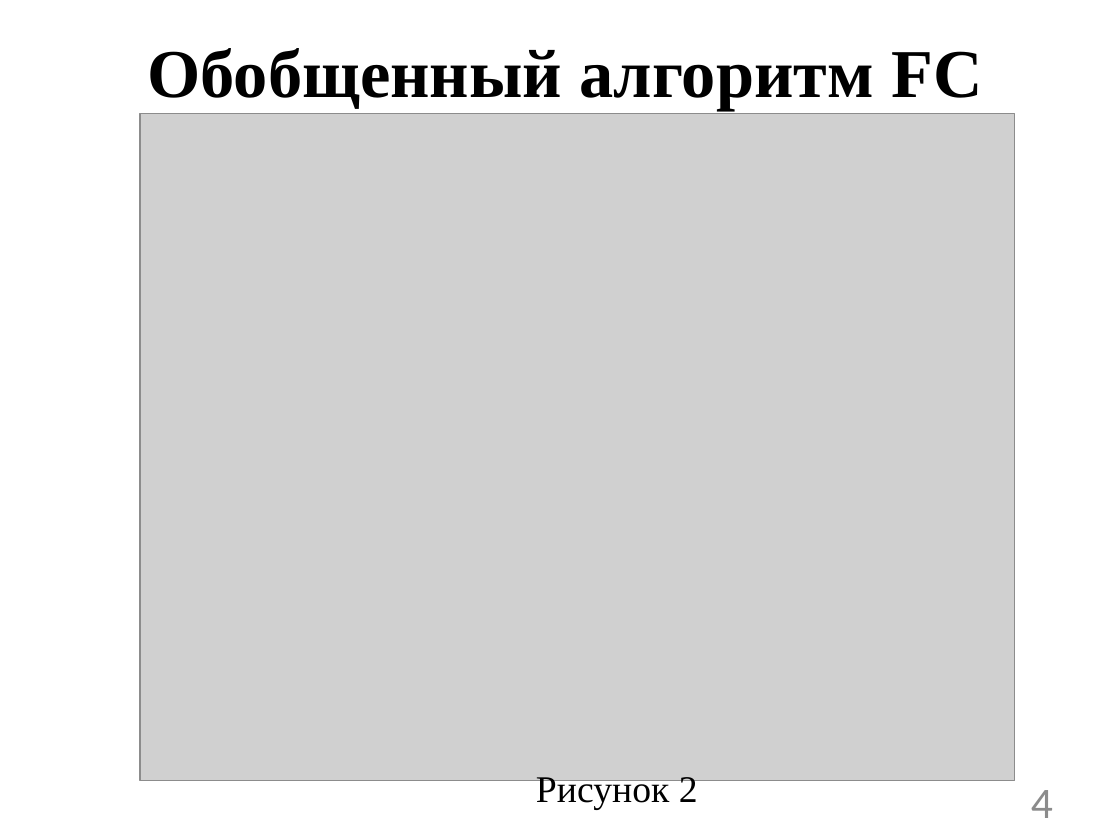
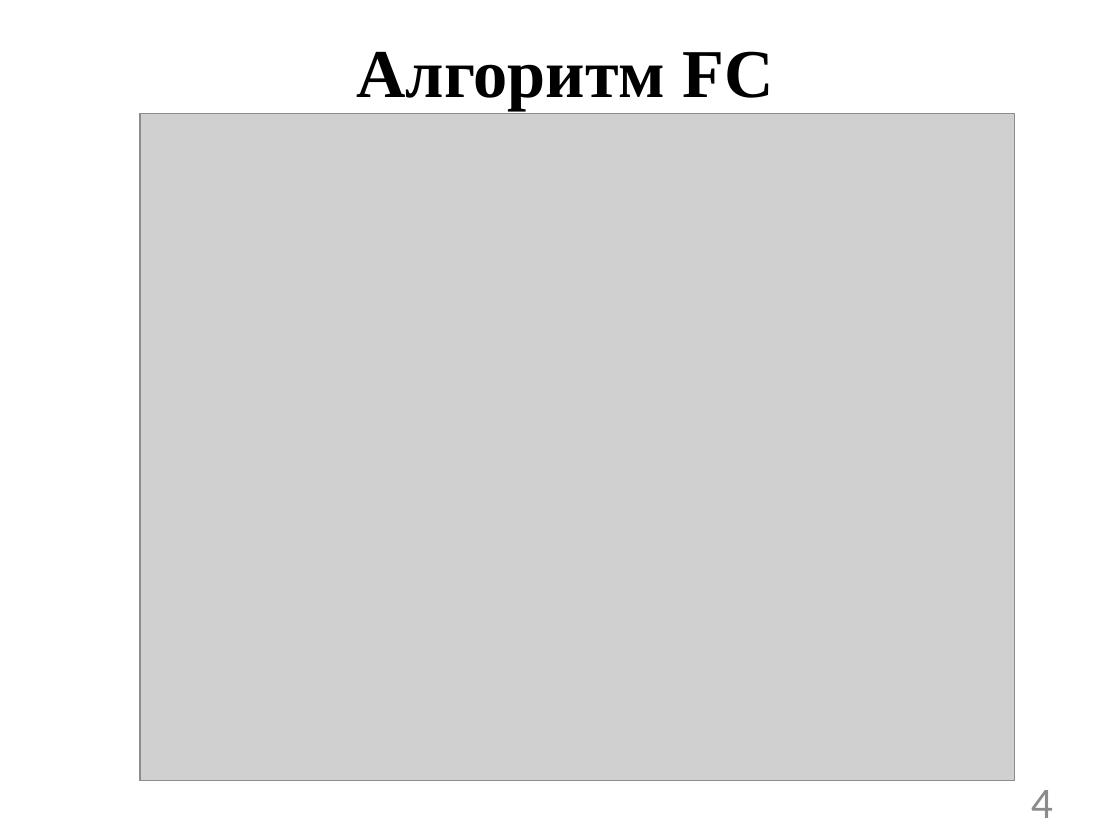
Before and after one commit to mgalimullin/article_FC, a slide deck: slide 4 of explanatory_note_marsel/Презентация.pptx. Drawn at 1120x840 pixels with LibreOffice and Linux fonts; fonts in the diff are those of the drawing; grey boxes stand for pictures. Boxes give left, top, right and bottom in pixels: in the first picture for what was removed or moved away, otherwise in the second. Text is boxed around its words. In the diff, an @@ line names an element or a change of style, - is before the commit and + after.

```diff
--- a/explanatory_note_marsel/Презентация.pptx
+++ b/explanatory_note_marsel/Презентация.pptx
@@ background #E0E0E0 to #FFFFFF @@
@@ title at (356,51,774,110): text changed @@
-Обобщенный алгоритм FC
+Алгоритм FC
@@ text removed at (536,773,698,810) @@
-Рисунок 2
```
Also in this commit, not shown: 12 other slides changed.
